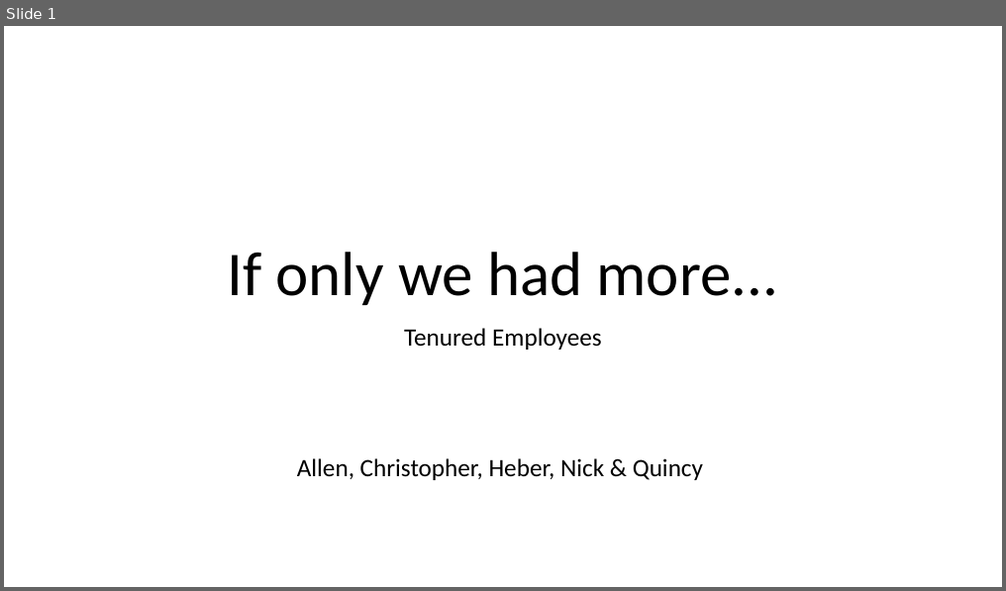
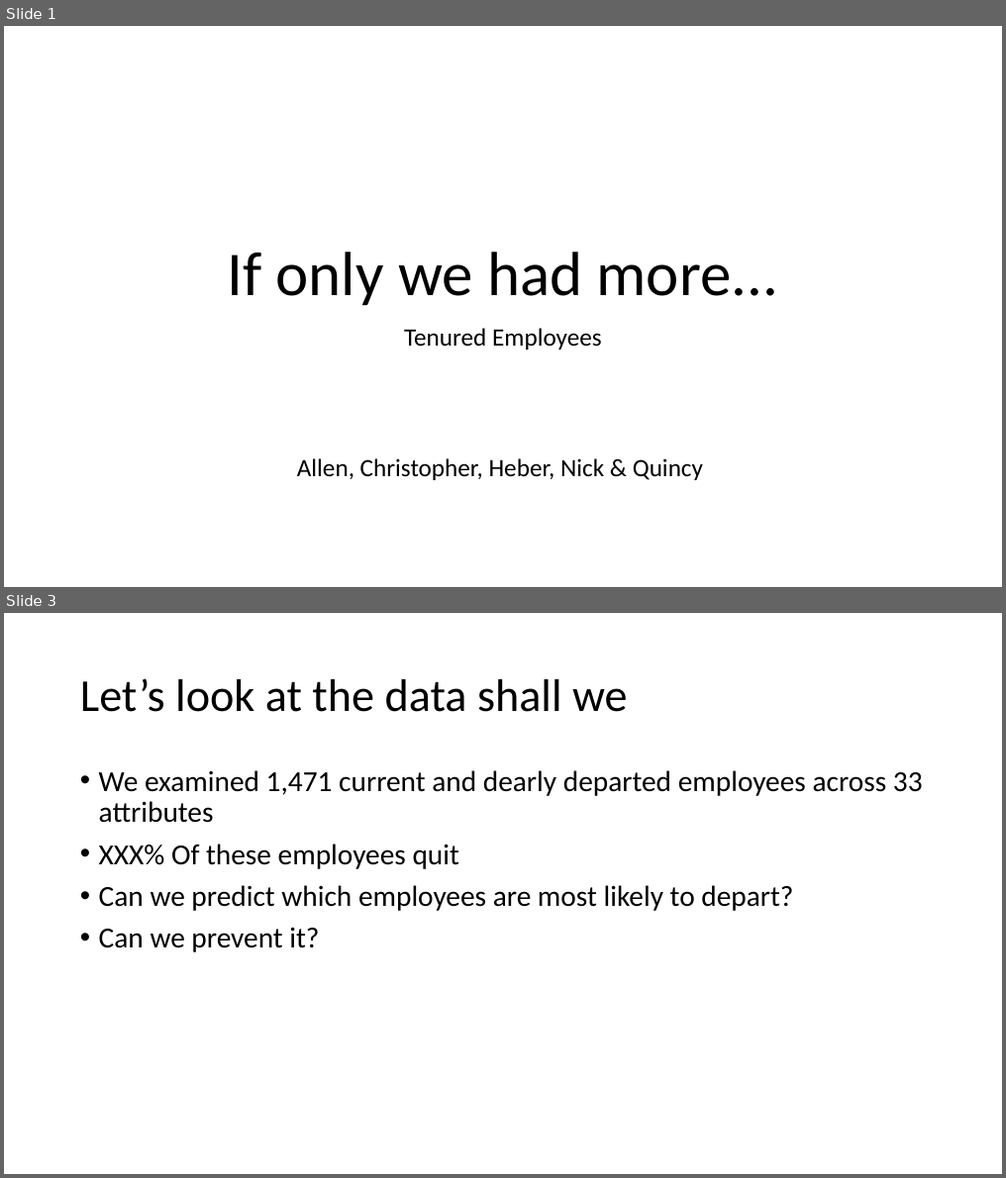
Before and after one commit to hebernielsen/DDS-CaseStudy-2, a slide deck: DDS_Case_Study_2_Presentation.pptx. Shown one above the other, each under a label of ours: slide 1 before the commit, slides 1 and 3 after it; the slides between them are not shown. The pictures are 1006x591 and 1006x1178 pixels, drawn with LibreOffice and Linux fonts; fonts in the diff are those of the drawing. Boxes give left, top, right and bottom in pixels: in the first picture for what was removed or moved away, otherwise in the second. Text is boxed around its words. In the diff, an @@ line names an element or a change of style, - is before the commit and + after.

```diff
--- a/DDS_Case_Study_2_Presentation.pptx
+++ b/DDS_Case_Study_2_Presentation.pptx
@@ slide 3 added at [4, 613, 1002, 1174], background #FFFFFF @@
@@ title added at [80, 678, 628, 712], 44 pt, text #000000 @@
+Let’s look at the data shall we
@@ text added at [99, 770, 923, 953], 28 pt, text #000000 @@
+• We examined 1,471 current and dearly departed employees across 33 attributes
+• XXX% Of these employees quit
+• Can we predict which employees are most likely to depart?
+• Can we prevent it?
```
Also in this commit, not shown: 1 slide changed, 1 other slide added.
